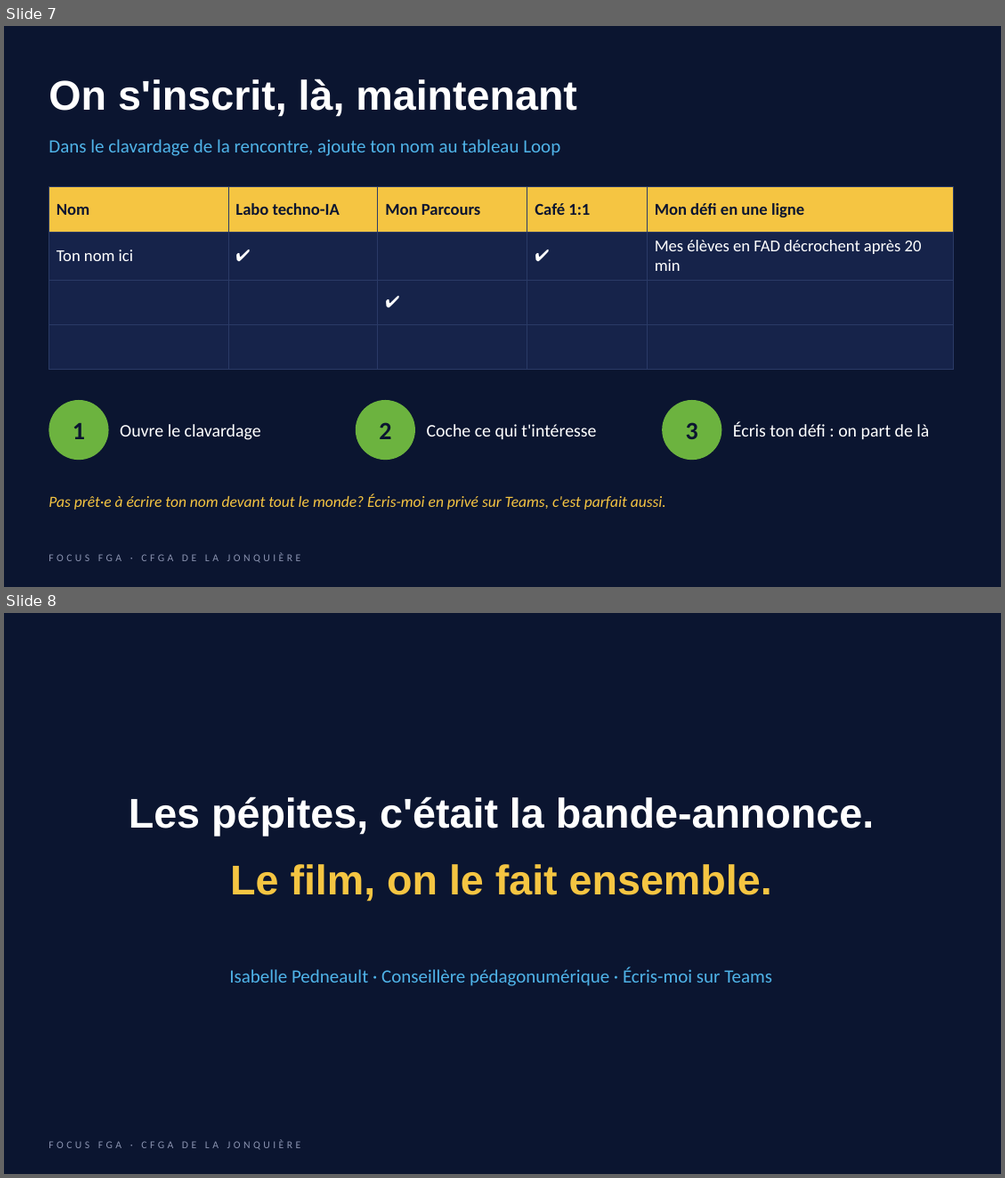
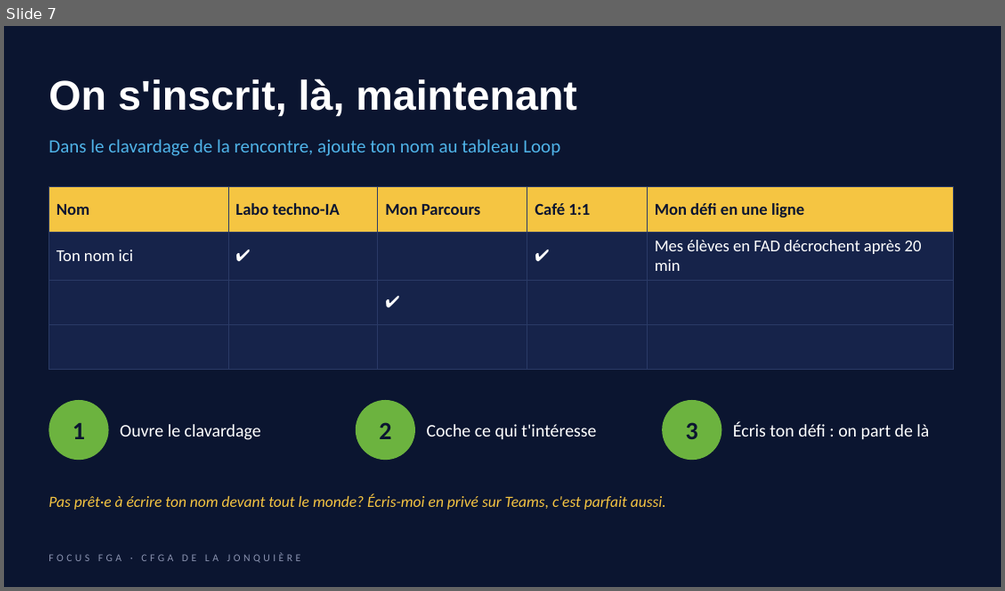
Before and after one commit to isabellepedneault111-ai/Chat-, a slide deck: focus-fga/deck/Focus-FGA-presentation.pptx. Shown one above the other, each under a label of ours: slides 7 and 8 before the commit, slide 7 after it. The pictures are 1005x1178 and 1005x591 pixels, drawn with LibreOffice and Linux fonts; fonts in the diff are those of the drawing. Boxes give left, top, right and bottom in pixels: in the first picture for what was removed or moved away, otherwise in the second. Text is boxed around its words. In the diff, an @@ line names an element or a change of style, - is before the commit and + after.

```diff
--- a/focus-fga/deck/Focus-FGA-presentation.pptx
+++ b/focus-fga/deck/Focus-FGA-presentation.pptx
@@ slide 8 removed at [4,613,1001,1174], background #0B1530; not listed: 1 template element that a slide beside it also shows @@
@@ text removed at [129,796,874,835] @@
-Les pépites, c'était la bande-annonce.
@@ text removed at [230,864,772,901] @@
-Le film, on le fait ensemble.
@@ text removed at [229,967,772,986] @@
-Isabelle Pedneault · Conseillère pédagonumérique · Écris-moi sur Teams
```
Also in this commit, not shown: 1 slide changed, 1 slide added, 7 other files.
